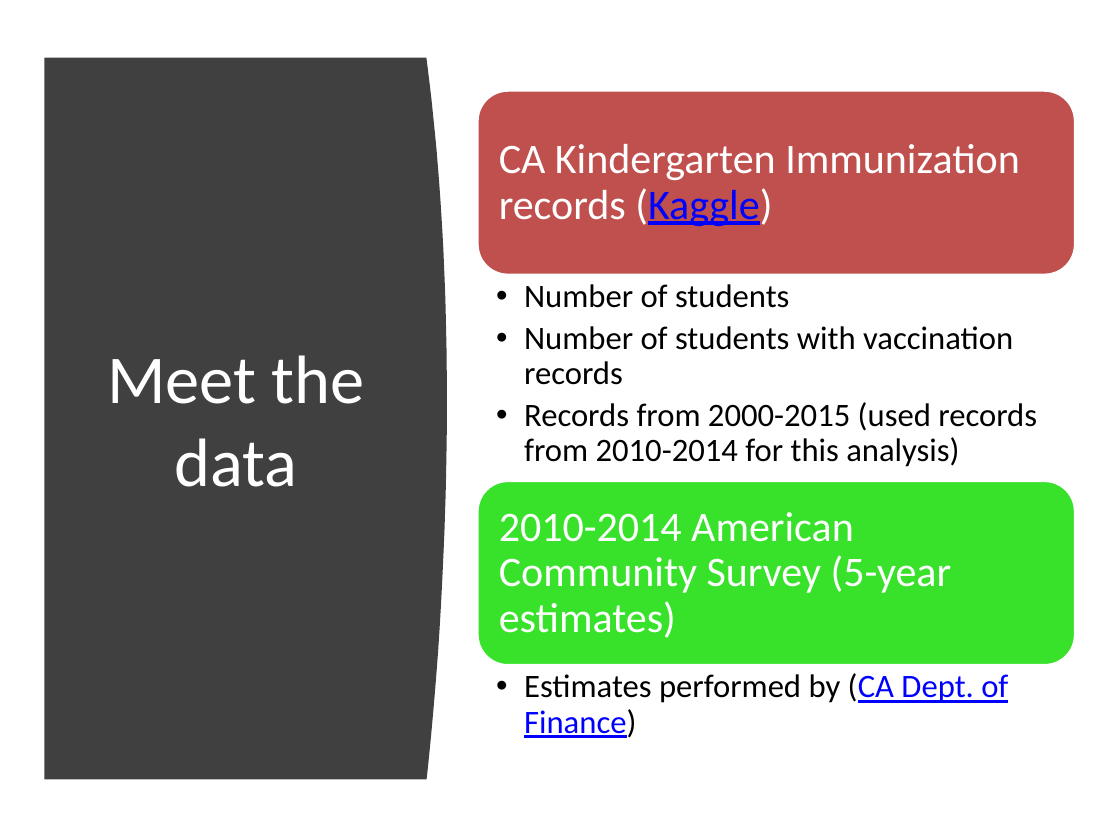
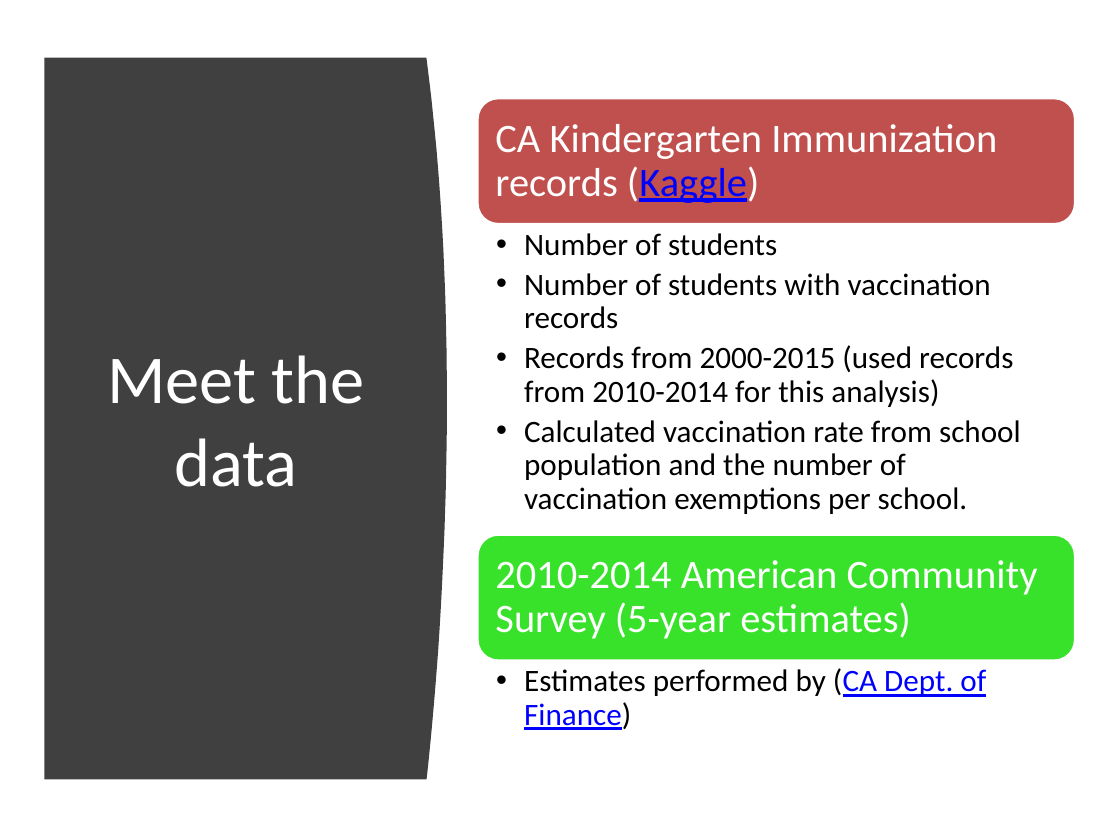
Before and after one commit to mwcooley99/project1, a slide deck: slide 5 of Predicting CA Vaccination Rates.pptx. Drawn at 1120x840 pixels with LibreOffice and Linux fonts; fonts in the diff are those of the drawing. Boxes give left, top, right and bottom in pixels: in the first picture for what was removed or moved away, otherwise in the second. Text is boxed around its words. In the diff, an @@ line names an element or a change of style, - is before the commit and + after.

```diff
--- a/Predicting CA Vaccination Rates.pptx
+++ b/Predicting CA Vaccination Rates.pptx
@@ rounded rectangle: place and size @@
-rounded rectangle at <box>477,91,1075,276</box>
+rounded rectangle at <box>477,97,1075,224</box>
@@ text "CA Kindergarten Immunization records (Kaggle)" at <box>495,124,997,203</box>: size 27 to 26 pt @@
@@ text "Number of students": place and size @@
-text "Number of students" at <box>524,284,1037,467</box>
+text "Number of students" at <box>524,233,1021,514</box>
@@ text at <box>524,233,1013,407</box>: size 21 to 20 pt in "Number of students", "Number of students with vaccination records", "Records from 2000-2015 (used records from 2010-2014 ..." @@
@@ text at <box>524,420,1021,514</box>: paragraph added @@
+  • Calculated vaccination rate from school population and the number of vaccination exemptions per school.
@@ rounded rectangle: place and size @@
-rounded rectangle at <box>477,480,1075,665</box>
+rounded rectangle at <box>477,534,1075,661</box>
@@ text "2010-2014 American Community Survey (5-year ..." at <box>495,560,1038,639</box>: size 27 to 26 pt @@
@@ text "2010-2014 American Community Survey (5-year ...": place and size @@
-text "2010-2014 American Community Survey (5-year ..." at <box>499,512,952,638</box>
+text "2010-2014 American Community Survey (5-year ..." at <box>495,560,1038,639</box>
@@ text "Estimates performed by (CA Dept. ..." at <box>524,668,986,730</box>: size 21 to 20 pt @@
```
Also in this commit, not shown: 5 other files.
